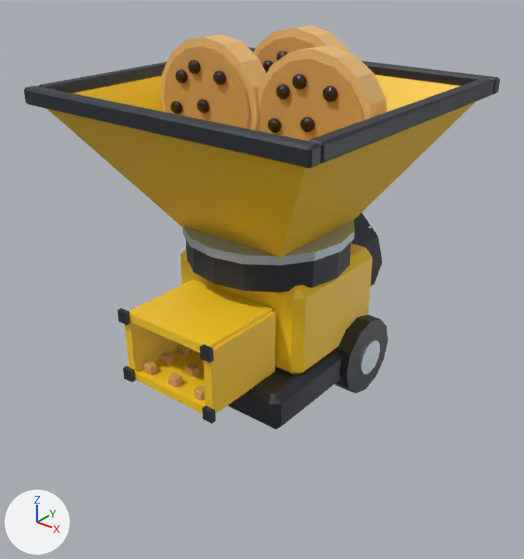
What one commit did to the glTF model Assets/Models/Towers/CookieCrumbler.glb.
Both versions are drawn from a camera (50 mm lens) standing at (1.143, -1.46, 1.229) and looking at (0.004, -0.036, 0.346). Arrows for +X, +Y and +Z are at lower left; the lights stay in place. The first picture is the older version.

In view in the first picture: 'CookieCrumbler'.
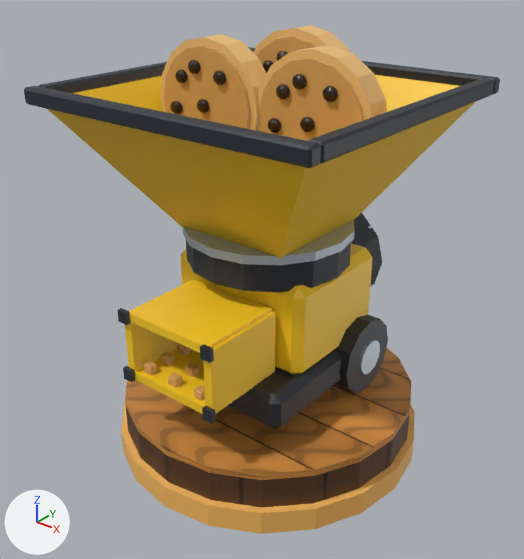
The newer file is also turned or shifted as a whole; pictures and numbers use the older file's frame.

Location of each change, [x1, y1, x2, y2] in pixels of the pictures (524 x 559 px):
'pedestal', added (brown): after [125, 347, 411, 507]
    faces in mat_woodtop (picture img_woodtopplanks): [125, 347, 411, 480]
    faces in mat_woodside (picture img_woodsideband): [126, 408, 410, 507]
'rim', added (orange): after [121, 403, 415, 534]

What the commit changed:
Picture 'WoodTopPlanks' (img_woodtopplanks) is new.
Picture 'WoodSideBand' (img_woodsideband) is new.
Material 'TierOrange' (mat_tierorange) is new.
Its base color is (0.95, 0.5, 0.12) (orange #f9bc61).
Material 'WoodTop' (mat_woodtop) is new.
Its texture is img_woodtopplanks.
Its roughness is 0.55.
Material 'WoodSide' (mat_woodside) is new.
Its texture is img_woodsideband.
Its roughness is 0.55.
Mesh me_cylinder_084 is new.
It is a 20-sided cylinder along z spanning x -0.45..0.45, y -0.45..0.45, z -0.035..0.035.
It uses material mat_tierorange (orange #f9bc61).
Mesh me_cylinder_082 is new.
It has 60 vertices, 152 faces and spans x -0.43..0.43, y -0.43..0.43, z -0.045..0.065.
Faces by material slot: [76, 76].
It uses material mat_woodside (picture img_woodsideband).
It uses material mat_woodtop (picture img_woodtopplanks).
Object 'rim' (ob_rim) is new; it shows me_cylinder_084.
Its location is (0.0, 0.0, -0.145).
Object 'pedestal' (ob_pedestal) is new; it shows me_cylinder_082.
Its location is (0.0, 0.0, -0.065).
